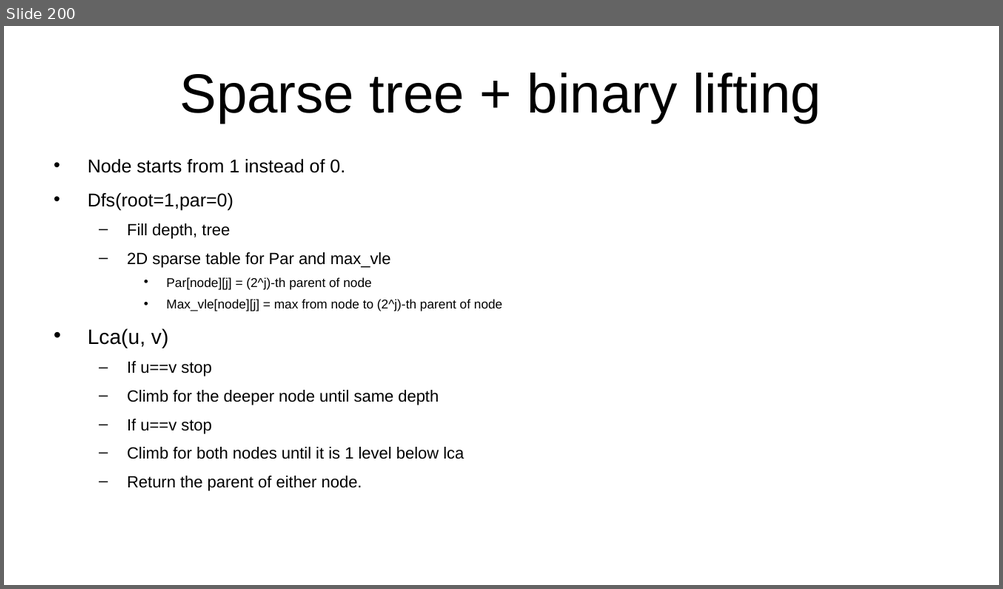
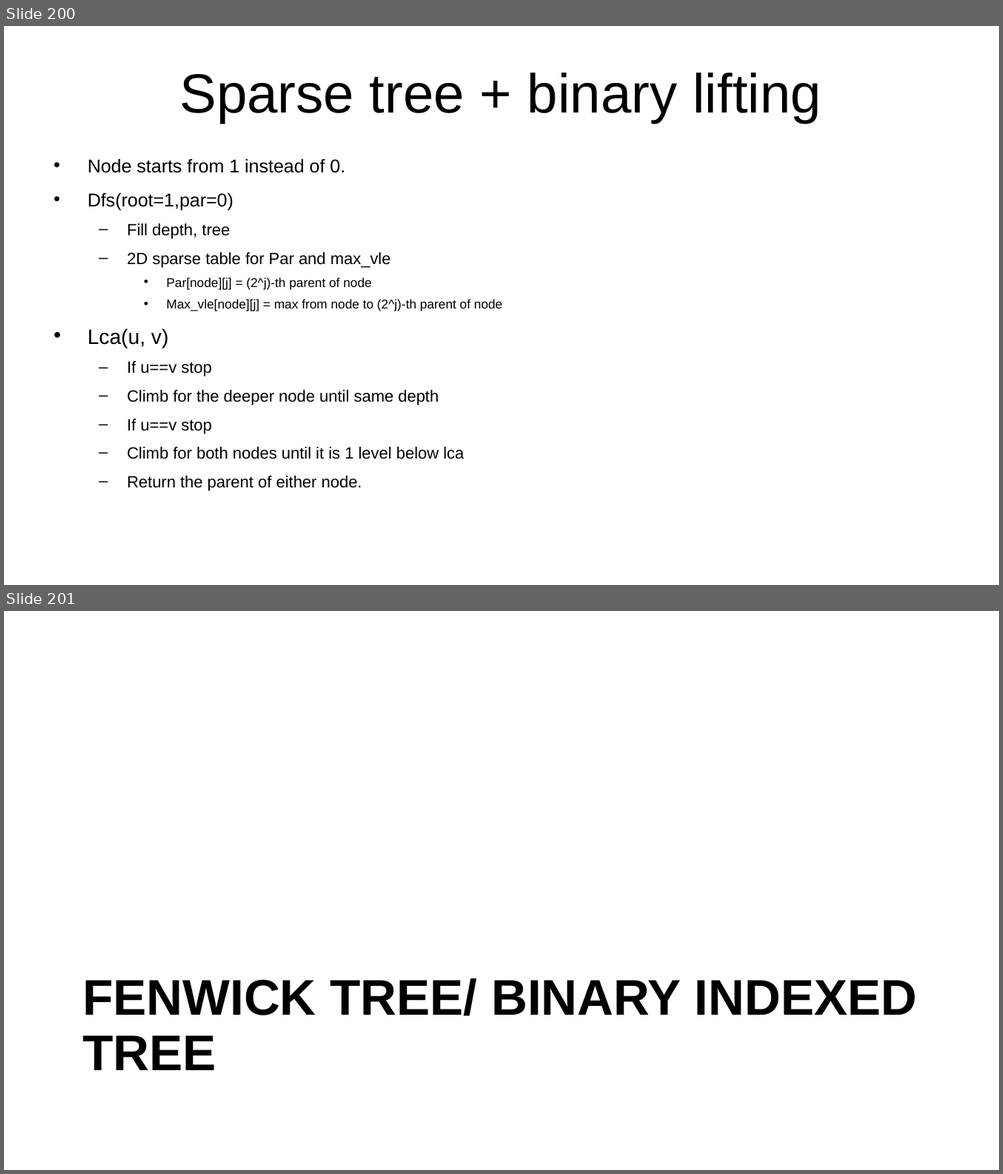
Before and after one commit to kindaichinisan/CompetitiveProgramming, a slide deck: MyCode/competitive_programming.ppt. Shown one above the other, each under a label of ours: slide 200 before the commit, slides 200 and 201 after it. The pictures are 1003x589 and 1003x1174 pixels, drawn with LibreOffice and Linux fonts; fonts in the diff are those of the drawing. Boxes give left, top, right and bottom in pixels: in the first picture for what was removed or moved away, otherwise in the second. Text is boxed around its words. In the diff, an @@ line names an element or a change of style, - is before the commit and + after.

Commit message:
Add FenwickTree, solve cse qn. Solve leetcode 3858.

```diff
--- a/MyCode/competitive_programming.ppt
+++ b/MyCode/competitive_programming.ppt
@@ slide 201 added at bbox=[4, 611, 999, 1170], background #FFFFFF @@
@@ title added at bbox=[82, 979, 917, 1071], 40 pt, text #000000, bold @@
+FENWICK TREE/ BINARY INDEXED TREE
```
Also in this commit, not shown: 42 other slides added, 3 other files.
